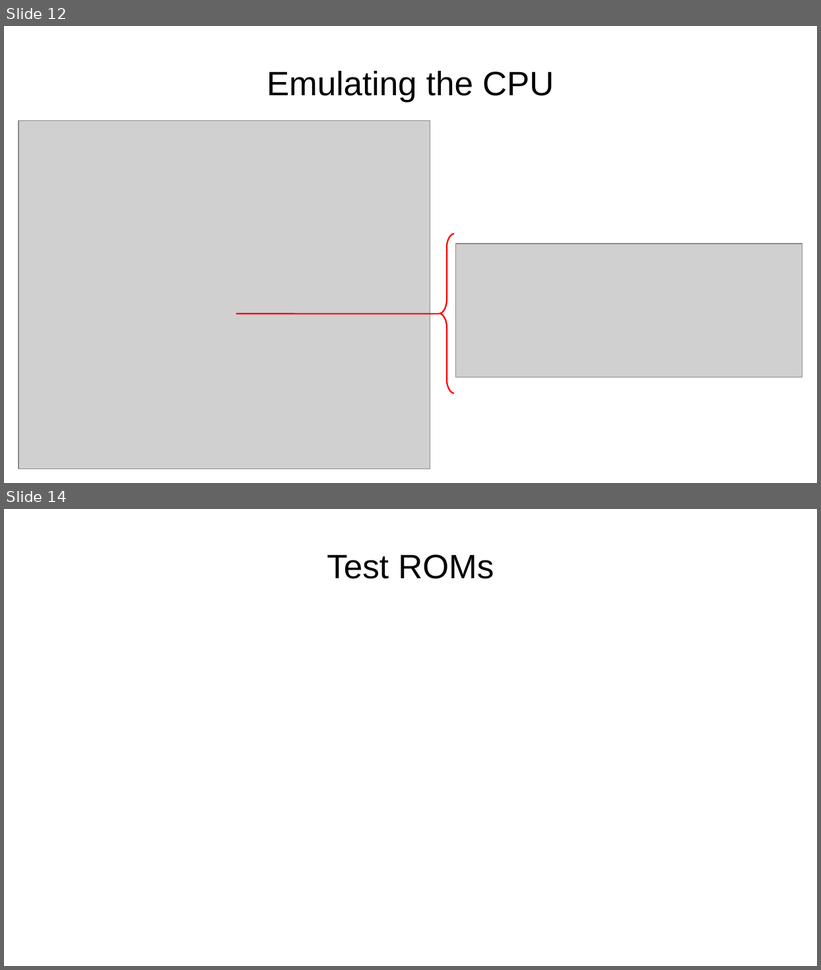
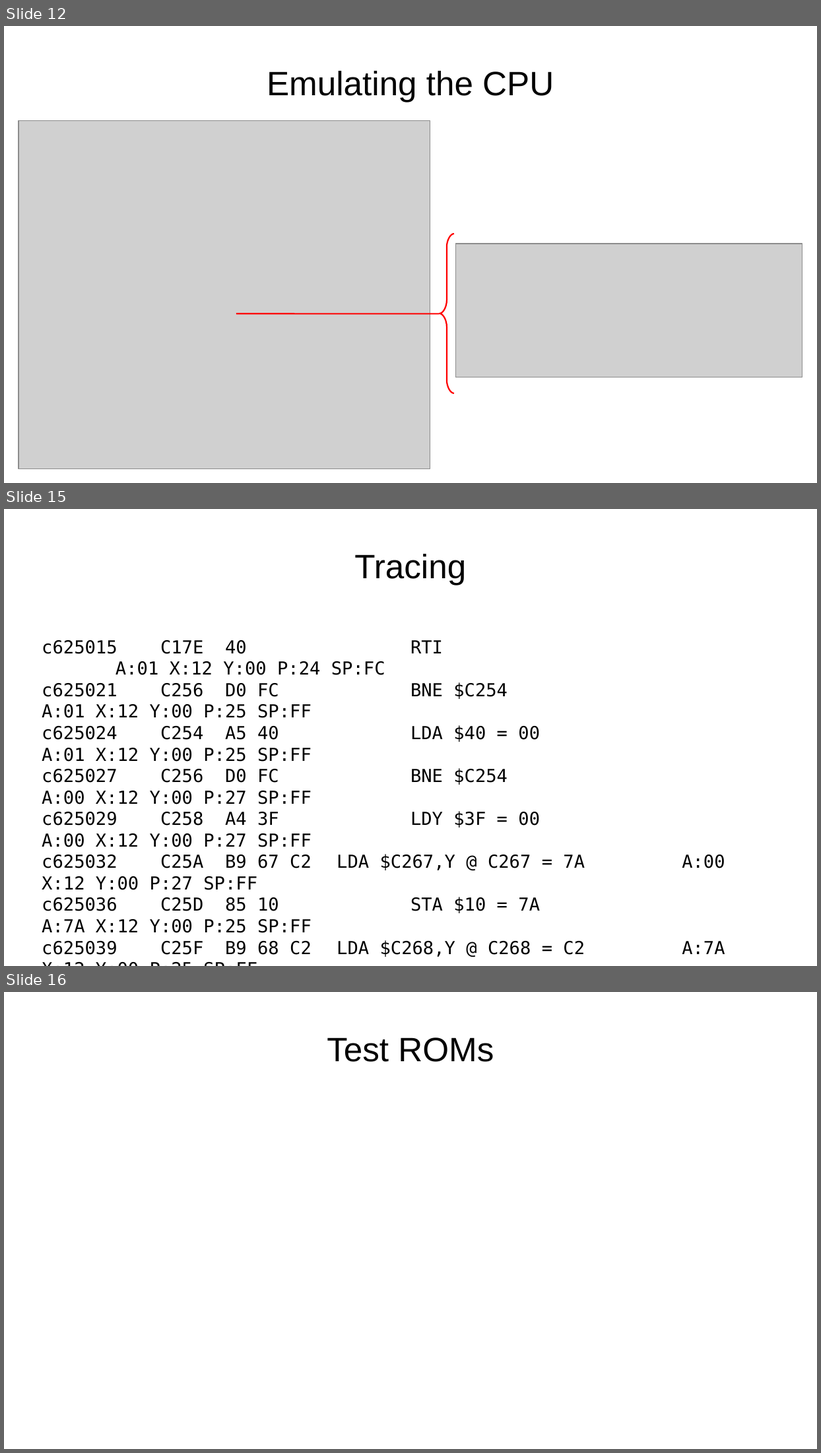
Before and after one commit to RevsRev/nes, a slide deck: tech-talk/NES emulator.odp. Shown one above the other, each under a label of ours: slides 12 and 14 before the commit, slides 12, 15 and 16 after it; the slides between them are not shown. The pictures are 821x970 and 821x1453 pixels, drawn with LibreOffice and Linux fonts; fonts in the diff are those of the drawing; grey boxes stand for pictures; background and template pictures are left out. Boxes give left, top, right and bottom in pixels: in the first picture for what was removed or moved away, otherwise in the second. Text is boxed around its words. In the diff, an @@ line names an element or a change of style, - is before the commit and + after.

```diff
--- a/tech-talk/NES emulator.odp
+++ b/tech-talk/NES emulator.odp
@@ slide 15 added at box(4, 509, 817, 966), background picture (left out) @@
@@ title added at box(354, 554, 466, 586), 33 pt, text #000000 @@
+Tracing
@@ text added at box(42, 640, 725, 957), 17.5 pt, text #000000 @@
+c625015 C17E 40 RTI A:01 X:12 Y:00 P:24 SP:FC
+c625021 C256 D0 FC BNE $C254 A:01 X:12 Y:00 P:25 SP:FF
+c625024 C254 A5 40 LDA $40 = 00 A:01 X:12 Y:00 P:25 SP:FF
+c625027 C256 D0 FC BNE $C254 A:00 X:12 Y:00 P:27 SP:FF
+c625029 C258 A4 3F LDY $3F = 00 A:00 X:12 Y:00 P:27 SP:FF
+c625032 C25A B9 67 C2 LDA $C267,Y @ C267 = 7A A:00 X:12 Y:00 P:27 SP:FF
+c625036 C25D 85 10 STA $10 = 7A A:7A X:12 Y:00 P:25 SP:FF
+c625039 C25F B9 68 C2 LDA $C268,Y @ C268 = C2 A:7A X:12 Y:00 P:25 SP:FF
@@ what was slide 14 is now slide 16 @@
```
Also in this commit, not shown: 2 slides changed, 1 other slide added, 1 other file.
